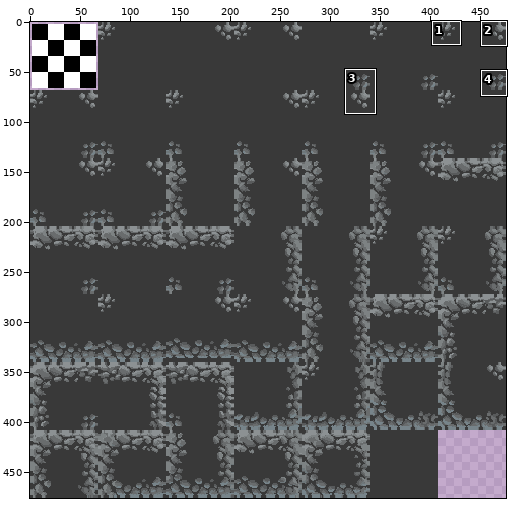
Two versions of one sprite sheet, tilesets/placeHolderTiles/output_tileset.png. The picture above shows the old version from afar; the outline marks the close-up.
Close-up. Before the commit:
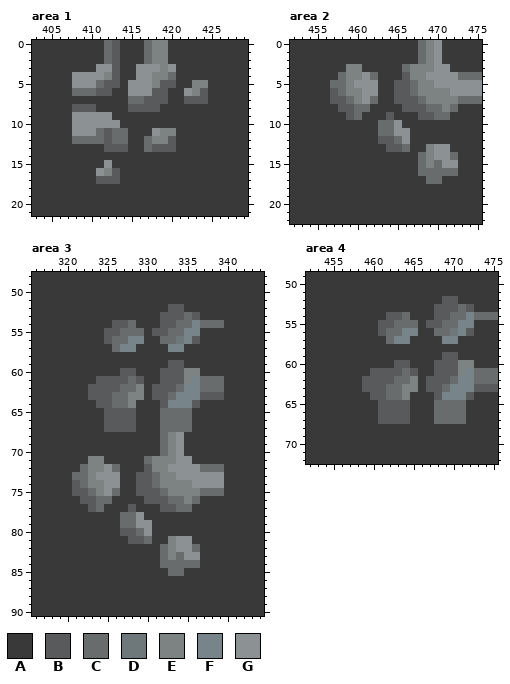
The file is 476x476 pixels. Colours within 5 levels of each other are drawn and written as one. Shown: area 1: x 403..429, y 0..21; area 2: x 452..475, y 0..22; area 3: x 316..344, y 48..90; area 4: x 452..475, y 49..72. The commit also changed other parts of the picture, which this record leaves out.
Palette (. is transparent): A #393939  B #585a5b  C #696c6d  D #6e777a  E #7d8283  F #77848a  G #8c9193
After:
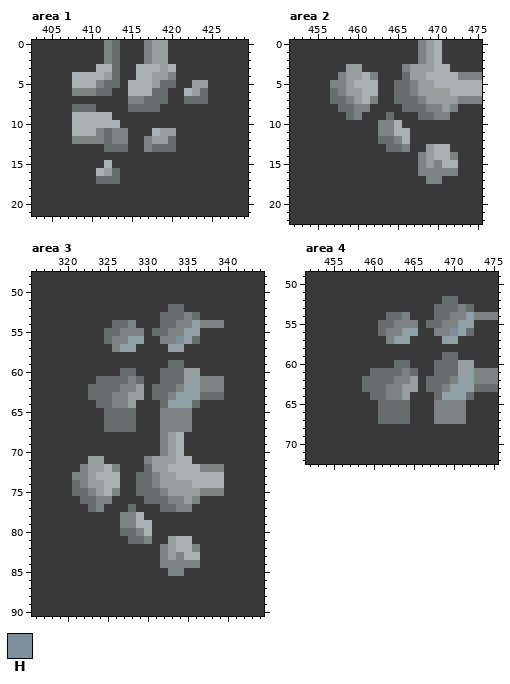
Colours new in this view: H #7d909c
The exact change:
colour B: #585a5b -> #696c6d
colour C: #696c6d -> #7d8283
colour D: #6e777a -> #849195
colour E: #7d8283 -> #999e9f
colour F: #77848a -> #91a1a8
colour G: #8c9193 -> #abb0b3
Changed rows in their new state; - is a pixel that keeps its letter.
Area 3:
first column x 334:
56 H
Area 4:
first column x 470:
56 H
